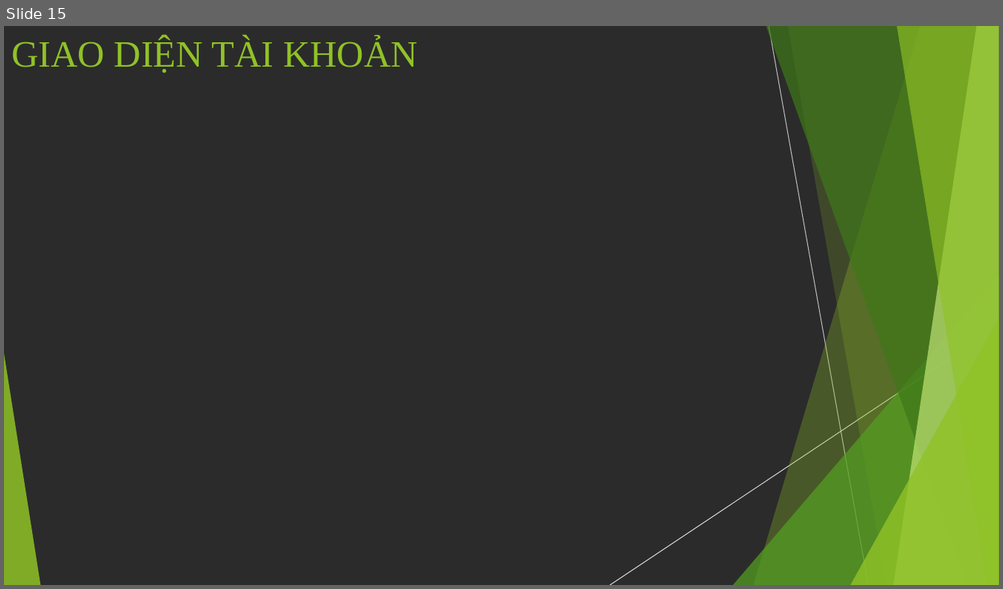
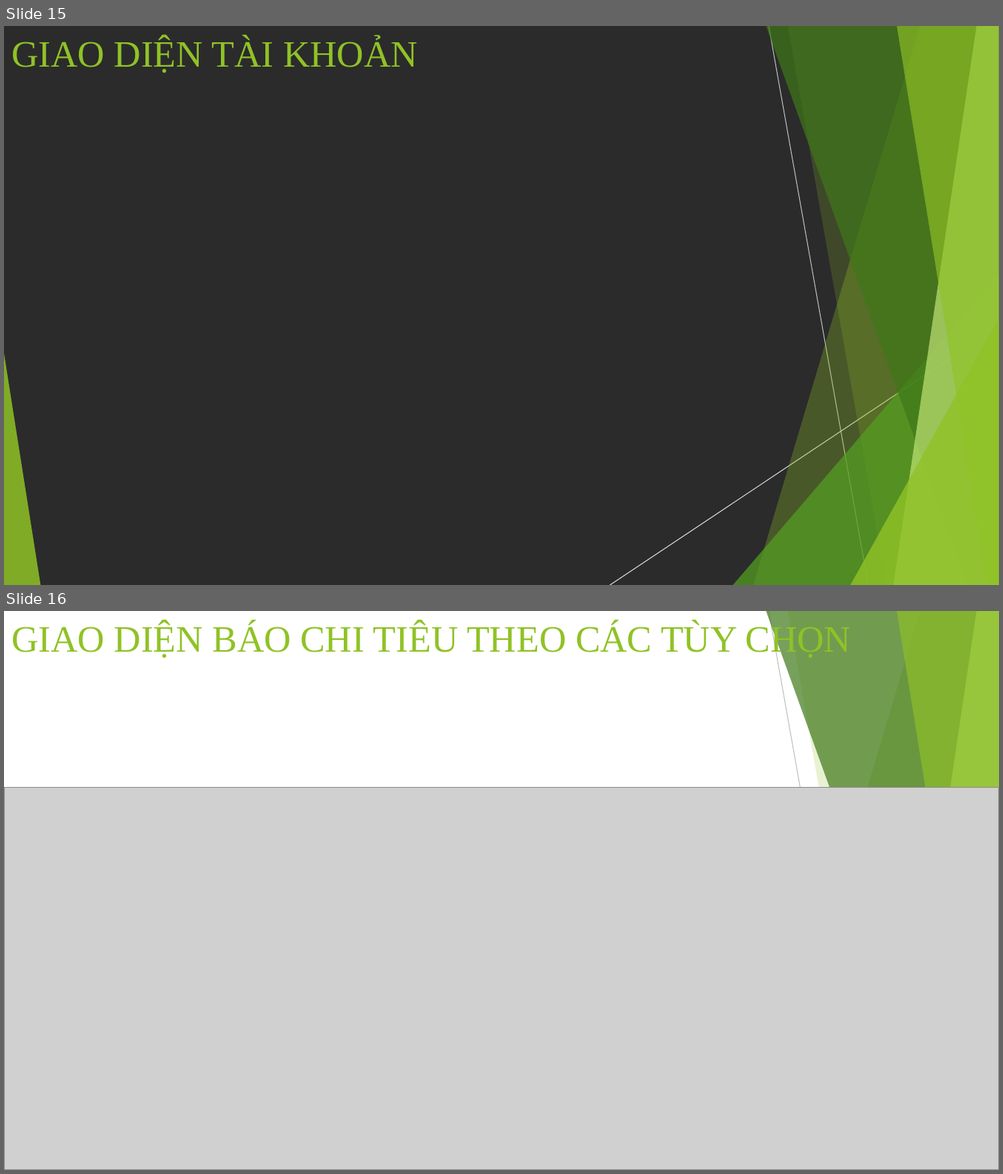
Before and after one commit to MrTom2020/doancosonganh, a slide deck: Slide_layout.pptx. Shown one above the other, each under a label of ours: slide 15 before the commit, slides 15 and 16 after it. The pictures are 1003x589 and 1003x1174 pixels, drawn with LibreOffice and Linux fonts; fonts in the diff are those of the drawing; grey boxes stand for pictures; background and template pictures are left out; a plain dark background stands for a picture behind light text. Boxes give left, top, right and bottom in pixels: in the first picture for what was removed or moved away, otherwise in the second. Text is boxed around its words. In the diff, an @@ line names an element or a change of style, - is before the commit and + after.

```diff
--- a/Slide_layout.pptx
+++ b/Slide_layout.pptx
@@ slide 16 added at [4,611,999,1170], background #FFFFFF; not listed: 10 template elements that a slide beside it also shows @@
@@ title added at [11,623,851,660], 36 pt, text #90C226 @@
+GIAO DIỆN BÁO CHI TIÊU THEO CÁC TÙY CHỌN
@@ picture added at [4,787,999,1170] @@
```
Also in this commit, not shown: 1 slide changed.
